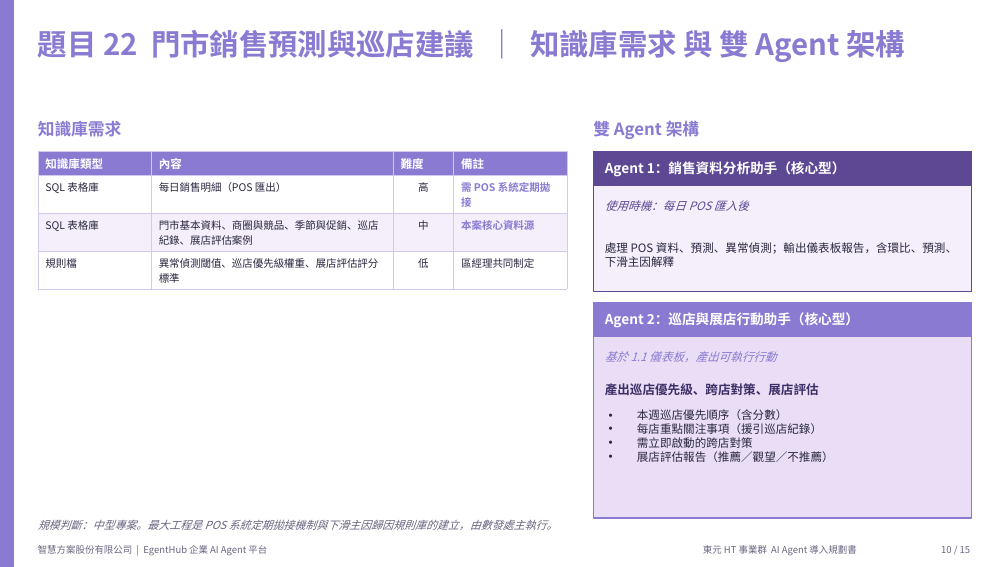
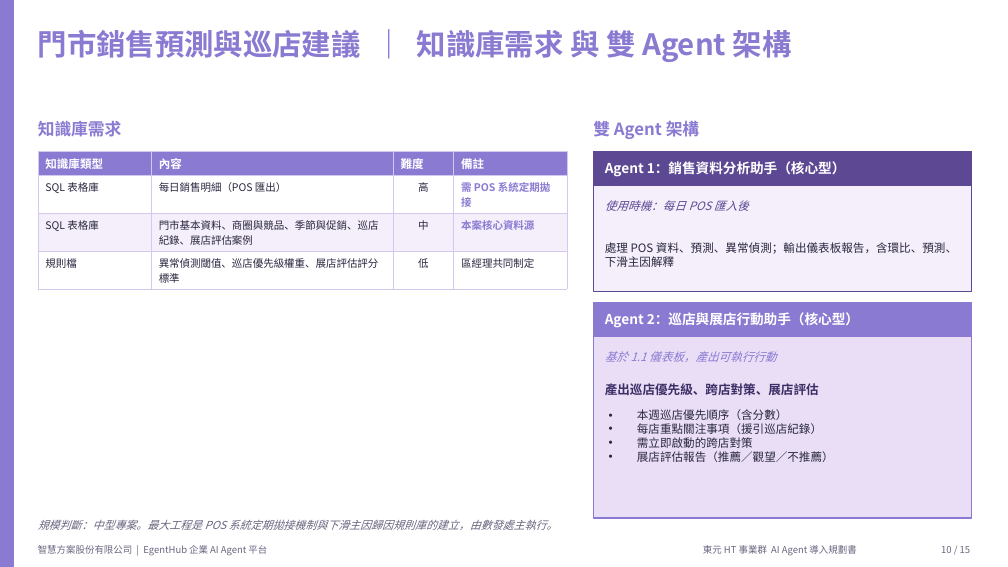
Before and after one commit to intellicon-tw/ai, a slide deck: slide 10 of teco/HT/東元HT_AI_Agent導入規劃簡報.pptx. Drawn at 1008x567 pixels with LibreOffice and Linux fonts; fonts in the diff are those of the drawing. Boxes give left, top, right and bottom in pixels: in the first picture for what was removed or moved away, otherwise in the second. Text is boxed around its words. In the diff, an @@ line names an element or a change of style, - is before the commit and + after.

```diff
--- a/teco/HT/東元HT_AI_Agent導入規劃簡報.pptx
+++ b/teco/HT/東元HT_AI_Agent導入規劃簡報.pptx
@@ text at (38, 30, 792, 62): text changed @@
-題目 22 門市銷售預測與巡店建議 ｜ 知識庫需求 與 雙 Agent 架構
+門市銷售預測與巡店建議 ｜ 知識庫需求 與 雙 Agent 架構
```
Also in this commit, not shown: 5 other slides changed, 6 other files.
